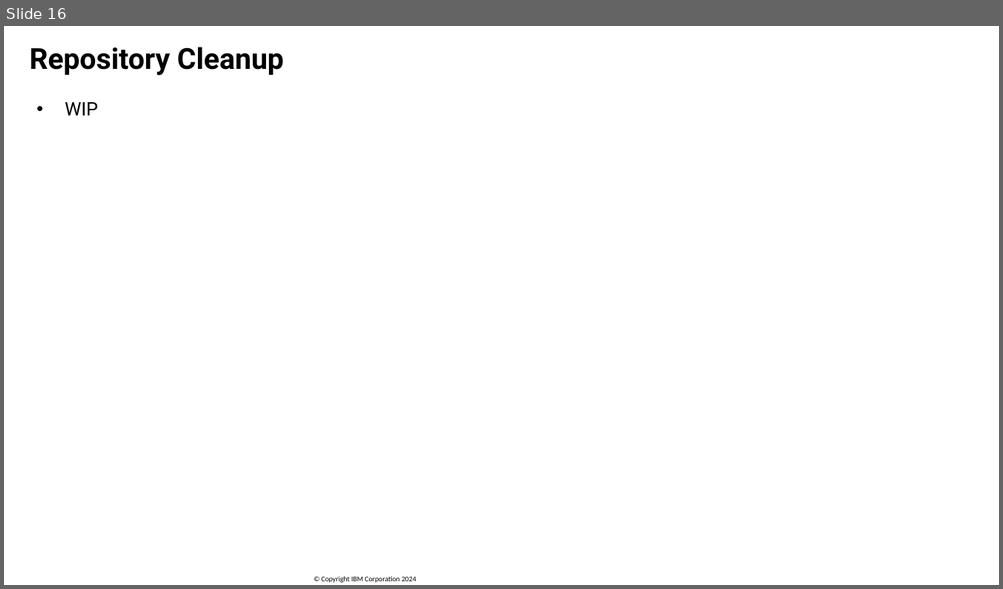
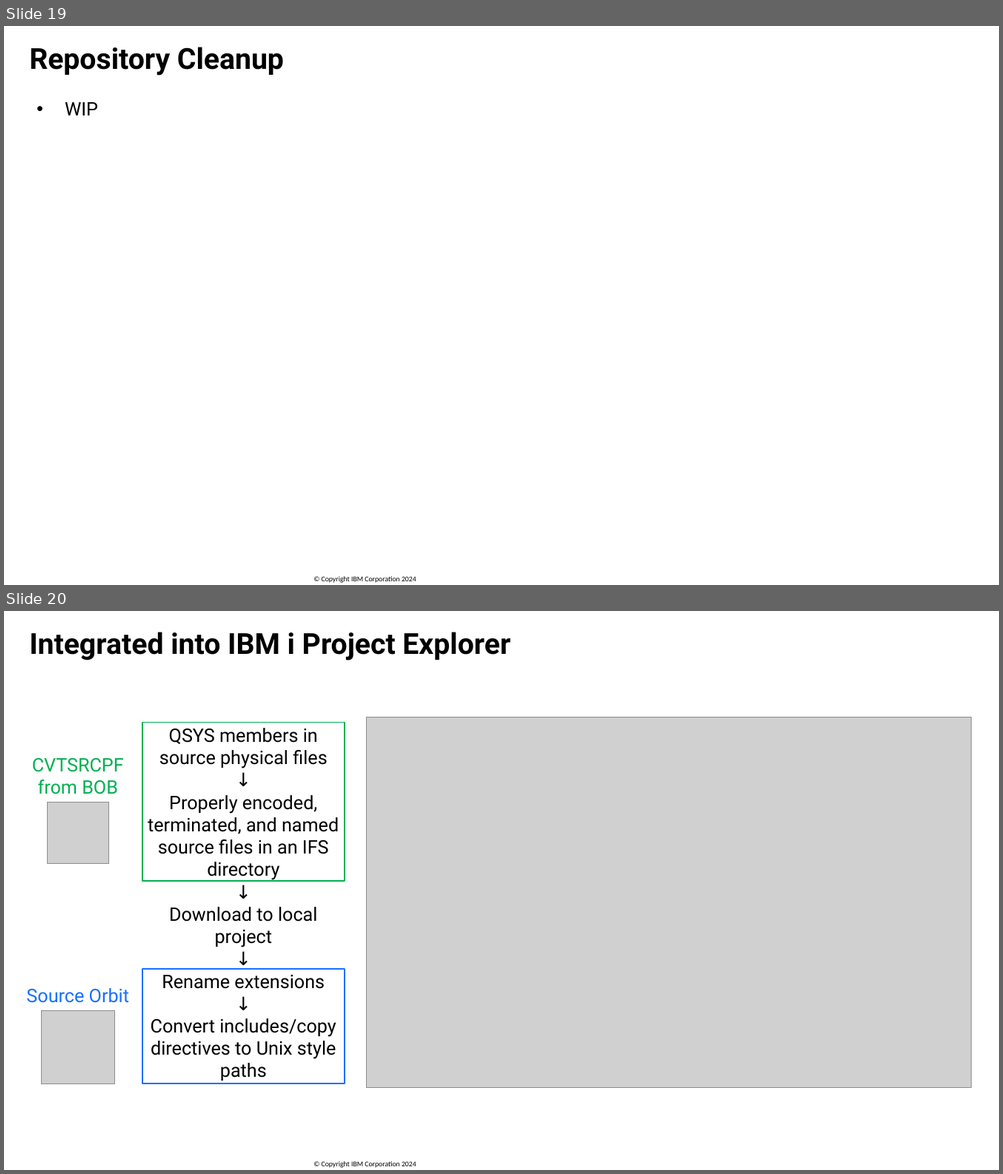
Before and after one commit to SanjulaGanepola/ibmi-talks, a slide deck: Automating Builds in Git on IBM i/Automating-Builds-in-Git-on-IBM-i.pptx. Shown one above the other, each under a label of ours: slide 16 before the commit, slides 19 and 20 after it. The pictures are 1003x589 and 1003x1174 pixels, drawn with LibreOffice and Linux fonts; fonts in the diff are those of the drawing; grey boxes stand for pictures; background and template pictures are left out. Boxes give left, top, right and bottom in pixels: in the first picture for what was removed or moved away, otherwise in the second. Text is boxed around its words. In the diff, an @@ line names an element or a change of style, - is before the commit and + after.

```diff
--- a/Automating Builds in Git on IBM i/Automating-Builds-in-Git-on-IBM-i.pptx
+++ b/Automating Builds in Git on IBM i/Automating-Builds-in-Git-on-IBM-i.pptx
@@ slide 20 added at <box>4,611,999,1170</box>, background #FFFFFF; not listed: 1 template element that a slide beside it also shows @@
@@ title added at <box>29,632,510,661</box>, 28 pt, text #000000, bold @@
+Integrated into IBM i Project Explorer
@@ picture added at <box>366,718,971,1088</box> @@
@@ rectangle added at <box>143,722,345,881</box>, outline #00B050 1.25 pt @@
@@ text added at <box>148,728,338,1081</box>, 18 pt, text #000000 @@
+QSYS members in source physical files
+↓
+Properly encoded, terminated, and named source files in an IFS directory
+↓
+Download to local project
+↓
+Rename extensions
+↓
+Convert includes/copy directives to Unix style paths
@@ text added at <box>32,758,124,795</box>, 18 pt, text #00B050 @@
+CVTSRCPF from BOB
@@ picture added at <box>47,803,109,865</box> @@
@@ rectangle added at <box>143,969,345,1084</box>, outline #1670FF 1.25 pt @@
@@ text added at <box>26,988,129,1003</box>, 18 pt, text #1670FF @@
+Source Orbit
@@ picture added at <box>41,1011,114,1084</box> @@
@@ what was slide 16 is now slide 19 @@
```
Also in this commit, not shown: 3 slides changed, 4 other slides added, 1 slide removed, 1 other file.
